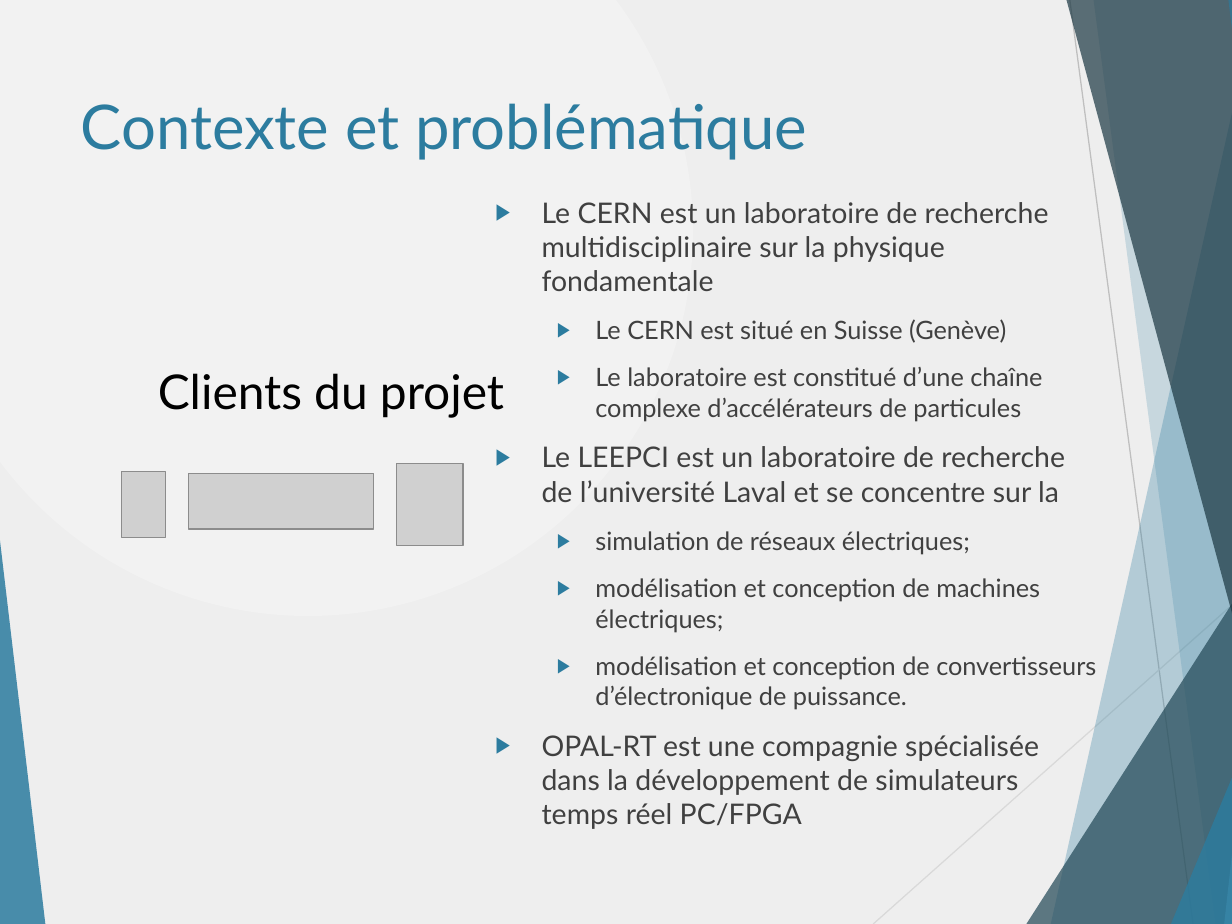
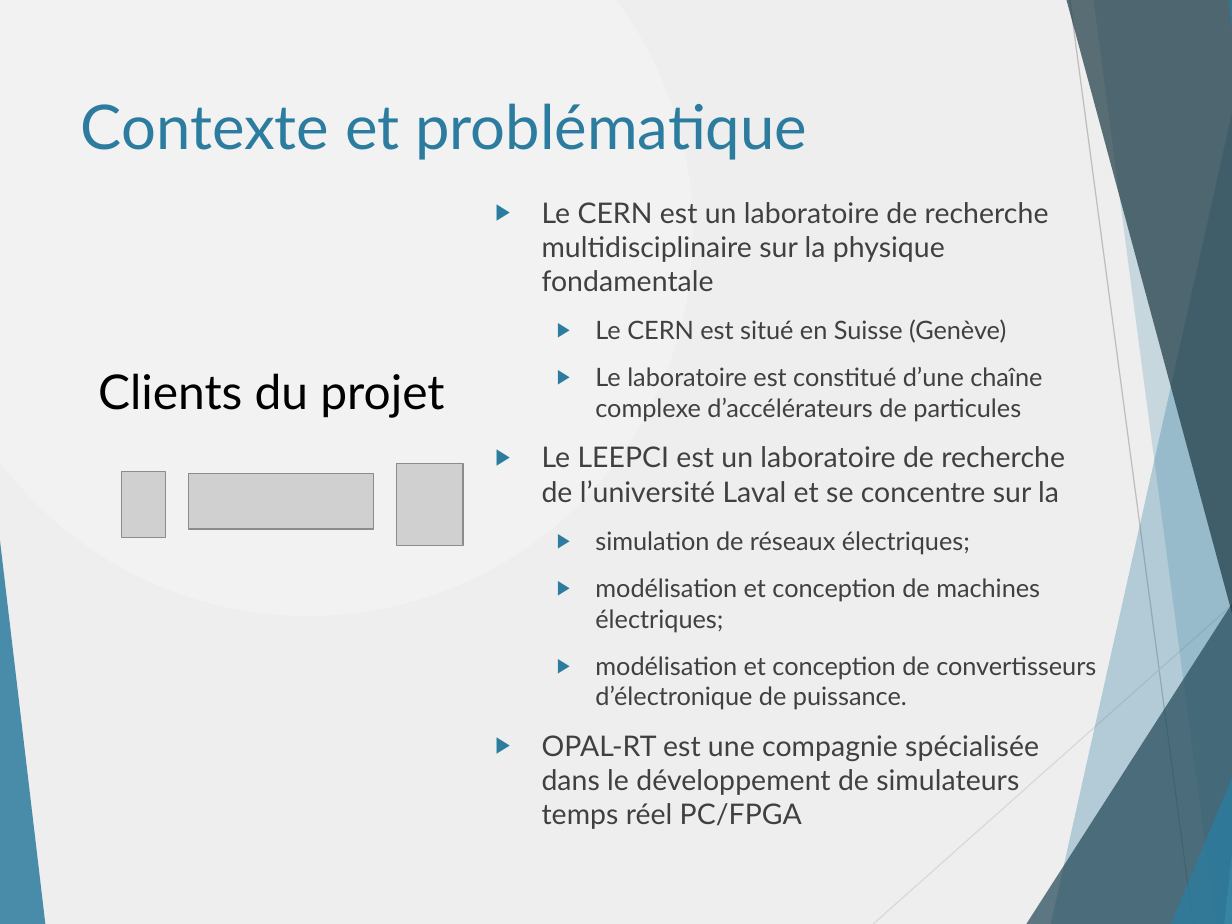
Before and after one commit to danthib76/DesignIV, a slide deck: slide 2 of Remise/Remise 2/Presentation2PVcorr2.pptx. Drawn at 1232x924 pixels with LibreOffice and Linux fonts; fonts in the diff are those of the drawing; grey boxes stand for pictures. Boxes give left, top, right and bottom in pixels: in the first picture for what was removed or moved away, otherwise in the second. Text is boxed around its words. In the diff, an @@ line names an element or a change of style, - is before the commit and + after.

```diff
--- a/Remise/Remise 2/Presentation2PVcorr2.pptx
+++ b/Remise/Remise 2/Presentation2PVcorr2.pptx
@@ text "Clients du projet": place and size @@
-text "Clients du projet" at box(158, 373, 504, 418)
+text "Clients du projet" at box(98, 373, 444, 418)
@@ text at box(542, 735, 1039, 829): text changed @@
-▶ OPAL-RT est une compagnie spécialisée dans la développement de simulateurs temps réel PC/FPGA
+▶ OPAL-RT est une compagnie spécialisée dans le développement de simulateurs temps réel PC/FPGA
```
Also in this commit, not shown: 1 other slide changed.
